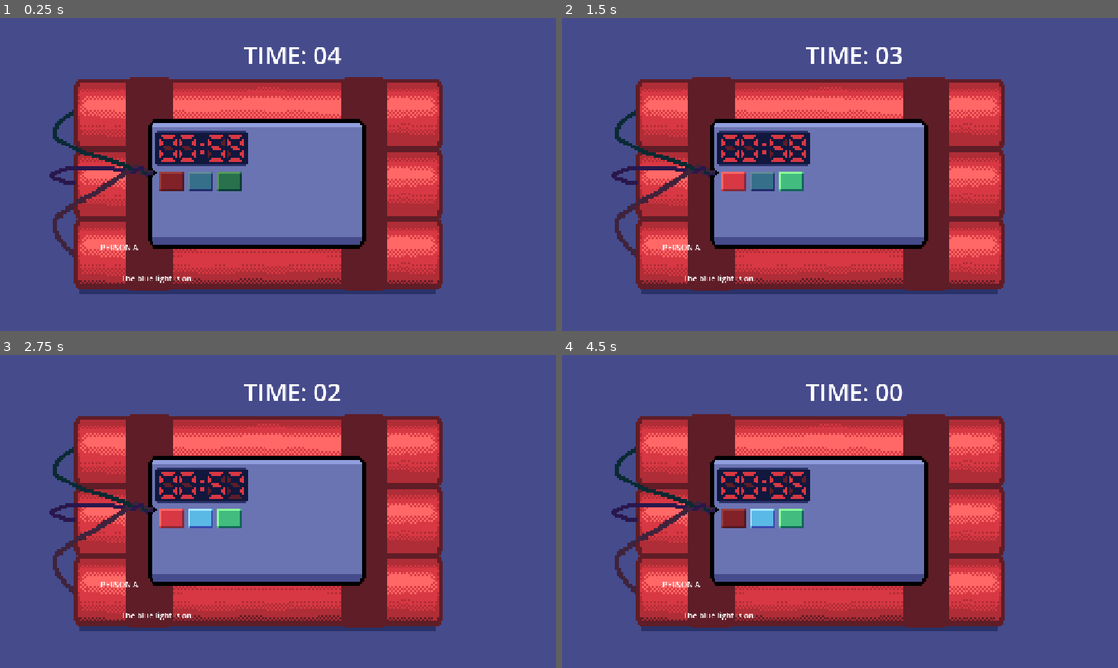
Above: before the commit, frames 1-4 (two rows, left to right).
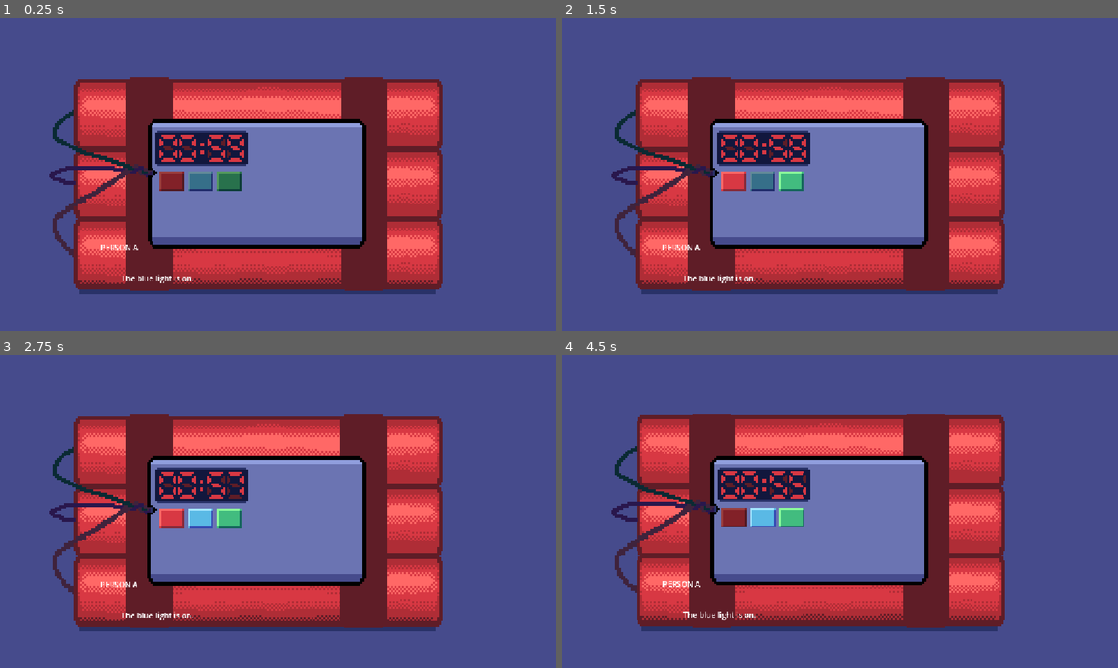
Above: after the commit, the same moments.

Repository: Mr-Excoem/brackeys-jam-2026-2
Game: Godot game, scene res://main.tscn
The game is run twice, just before and just after one commit, with the same random seed, the same clock (stepped at 60 frames per second) and the same inputs. The project has no main scene, so this scene is started directly.
Inputs (mouse positions are in pixels of both pictures, inside the frame that each line leads up to):
- Up to frame 1 (0.25 s): no input
- Up to frame 2 (1.5 s): click (734, 180) at 0.5 s; click (789, 180) at 1.25 s
- Up to frame 3 (2.75 s): click (200, 517) at 2 s
- Up to frame 4 (4.5 s): tap Enter at 2.75 s; move the mouse to (962, 495) at 2.77 s; hold Right 2.78-3.53 s; tap Alt at 2.85, 4.35 s; click (962, 495) at 2.92 s; tap Space at 3.5 s; move the mouse to (728, 527) at 3.52 s; hold Down 3.53-4.28 s; tap Shift at 3.6 s; click (728, 527) at 3.67 s; move the mouse to (895, 442) at 4.27 s; hold Right from 4.28 s (still down); click (895, 442) at 4.42 s

The runs differ from the first frame. In frame 1, 0.4% of the frame differs, in the area x 43-62%, y 9-15%; in frame 2, 1.3%; in frame 3, 1.9%; in frame 4, 4.0%, in the area x 8-80%, y 9-88%.

Commit message:
Added a strange mouse parallax effect

Diff:
--- /dev/null
+++ b/brackeys-2026/autoloads/mouse_parallax.gd
@@ -0,0 +1,10 @@
+extends Control
+
+const SCREEN_CENTER := Vector2(576,324)
+const OFFSET = 10
+var relative_position
+
+# Called every frame. 'delta' is the elapsed time since the previous frame.
+func _process(_delta: float) -> void:
+	var mouse_position = get_global_mouse_position()
+	relative_position = (mouse_position-SCREEN_CENTER)/SCREEN_CENTER
--- /dev/null
+++ b/brackeys-2026/autoloads/timer.gd
@@ -0,0 +1,3 @@
+extends Timer
+
+var is_bomb_solved := false
--- a/brackeys-2026/autoloads/timer.tscn
+++ b/brackeys-2026/autoloads/timer.tscn
@@ -1,5 +1,8 @@
 [gd_scene format=3 uid="uid://b0guxfbjkl43o"]
+
+[ext_resource type="Script" uid="uid://u26hkqk5xcs3" path="res://autoloads/timer.gd" id="1_bwq1k"]
 
 [node name="Timer" type="Timer" unique_id=1621579729]
 wait_time = 60.0
 one_shot = true
+script = ExtResource("1_bwq1k")
--- a/brackeys-2026/main.gd
+++ b/brackeys-2026/main.gd
@@ -23,17 +23,20 @@
 #in this case, red_on is bomb.red_button.on
 
 #
-#func _on_red_light_pressed():
+func _on_red_light_pressed():
+	pass
 	#red_on = !red_on
 	#$RedLight.text = "RED: " + ("ON" if red_on else "OFF")
 	#check_solution()
 #
-#func _on_blue_light_pressed():
+func _on_blue_light_pressed():
+	pass
 	#blue_on = !blue_on
 	#$BlueLight.text = "BLUE: " + ("ON" if blue_on else "OFF")
 	#check_solution()
 #
-#func _on_green_light_pressed():
+func _on_green_light_pressed():
+	pass
 	#green_on = !green_on
 	#$GreenLight.text = "GREEN: " + ("ON" if green_on else "OFF")
 	#check_solution()
@@ -51,11 +54,18 @@
 
 	if time_left <= 0:
 		time_left = 0
-		time_up = true
+		#time_up = true
 		print("TIME'S UP!")
+
+	if BombTimer.is_stopped() and not BombTimer.is_bomb_solved:
+		time_up = false
 
 	var seconds = int(time_left)
 	$TimerLabel.text = "TIME: %02d" % seconds
+
+	#move the canva according to mouse movation
+	#and after game finished (bomb solved or exploded) this effect disappear
+	position = MouseParallax.relative_position*2
 
 func check_solution():
 	if bomb.red_button.on == correct_red \
@@ -64,11 +74,12 @@
 		bomb_defused = true
 		print("BOMB DEFUSED!")
 		BombTimer.stop()
+		BombTimer.is_bomb_solved = true
 
 func _ready():
-	$RedLight.text = "RED: OFF"
-	$BlueLight.text = "BLUE: OFF"
-	$GreenLight.text = "GREEN: OFF"
+	#$RedLight.text = "RED: OFF"
+	#$BlueLight.text = "BLUE: OFF"
+	#$GreenLight.text = "GREEN: OFF"
 	show_dialogue()
 
 func show_dialogue():
--- a/brackeys-2026/main.tscn
+++ b/brackeys-2026/main.tscn
@@ -37,6 +37,7 @@
 offset_bottom = 294.0
 
 [node name="TimerLabel" type="Label" parent="." unique_id=868008306]
+visible = false
 offset_left = 399.0
 offset_top = 17.0
 offset_right = 812.0
--- a/brackeys-2026/project.godot
+++ b/brackeys-2026/project.godot
@@ -17,6 +17,7 @@
 [autoload]
 
 BombTimer="*uid://b0guxfbjkl43o"
+MouseParallax="*uid://c71onab1qpyfa"
 
 [display]
 
Not shown, added: brackeys-2026/autoloads/mouse_parallax.gd.uid
Not shown, added: brackeys-2026/autoloads/timer.gd.uid
